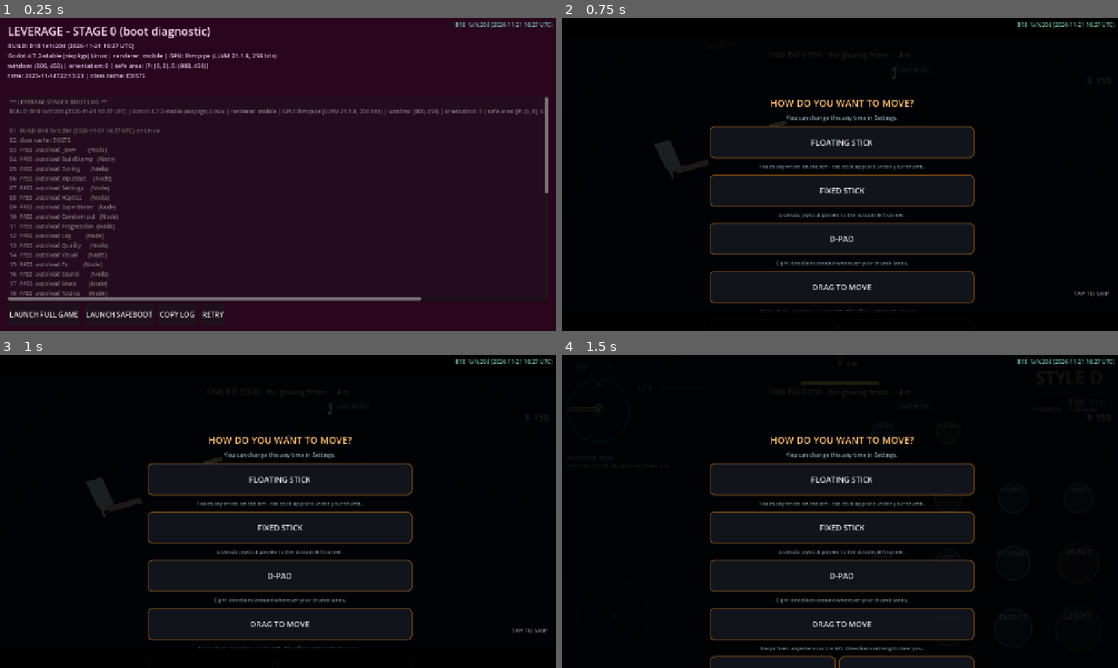
Above: before the commit, frames 1-4 (two rows, left to right).
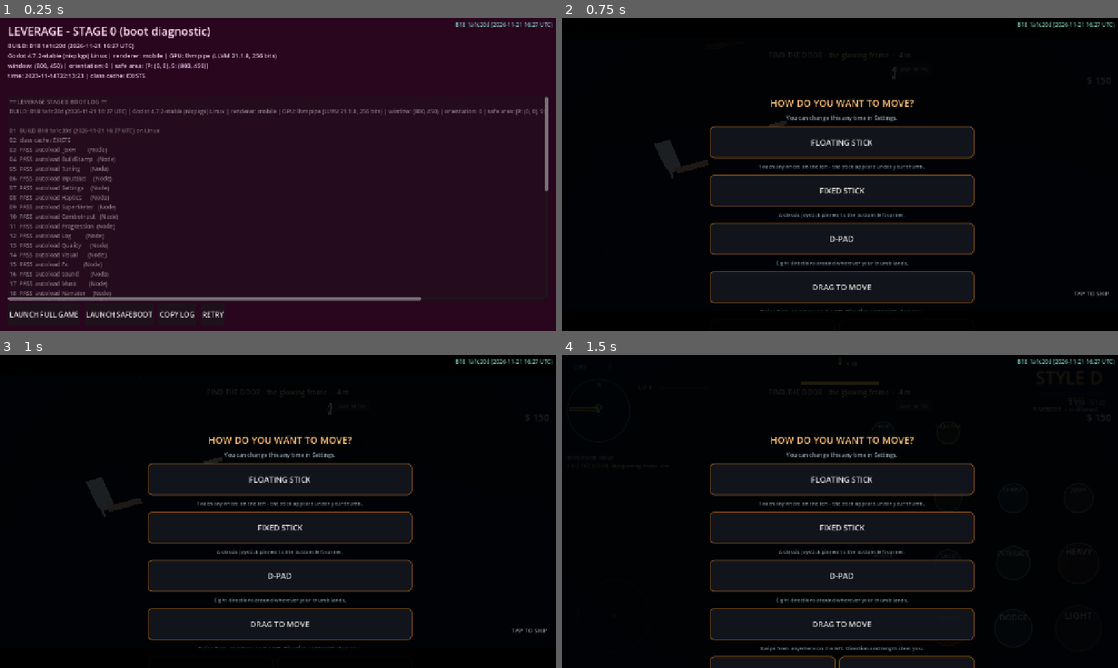
Above: after the commit, the same moments.

Repository: jamesrudh-arch/Barehands
Game: Godot game, scene res://scenes/stage0.tscn
Two runs of this game, one before a commit and one after it. Both use one fixed random seed, a clock stepped at 60 frames per second and the inputs below.
Inputs:
- Up to frame 1 (0.25 s): no input
- Up to frame 2 (0.75 s): click "LAUNCH FULL GAME" at 0.5 s
- Up to frame 3 (1 s): no input
- Up to frame 4 (1.5 s): click "SKIP INTRO" at 1.25 s

The runs differ from the first frame. In frame 1, less than 0.1% of the frame differs, in the area x 11-99%, y 54-90%; in frame 2, nothing differs; in frame 3, nothing differs; in frame 4, nothing differs.

Commit message:
B18.3a: the audio truth layer - Narrator autoload (TTS verified vs 4.7 docs, subtitles always, radio-babble fallback, intro+call scripts), TEST SOUND on every bus (debug + settings), AUDIO section in DEVICE REPORT, UI bus + Master compressor/limiter, music stems synthesized in code when files are missing, generated mission stingers + guide chime + phone buzz

Diff:
--- a/default_bus_layout.tres
+++ b/default_bus_layout.tres
@@ -1,19 +1,44 @@
-[gd_resource type="AudioBusLayout" load_steps=2 format=3]
+[gd_resource type="AudioBusLayout" format=3 uid="uid://dwlyvmbdaph5u"]
+
+[sub_resource type="AudioEffectCompressor" id="comp_master"]
+threshold = -6.0
+attack_us = 10.0
 
 [sub_resource type="AudioEffectLimiter" id="limiter_master"]
 ceiling_db = -0.5
 
 [resource]
-bus/0/volume_db = 0.0
-bus/0/effect/0/effect = SubResource("limiter_master")
+bus/0/effect/0/effect = SubResource("comp_master")
 bus/0/effect/0/enabled = true
+bus/0/effect/1/effect = SubResource("limiter_master")
+bus/0/effect/1/enabled = true
 bus/1/name = &"Music"
+bus/1/solo = false
+bus/1/mute = false
+bus/1/bypass_fx = false
+bus/1/volume_db = -4.0
 bus/1/send = &"Master"
-bus/1/volume_db = -4.0
 bus/2/name = &"SFX"
+bus/2/solo = false
+bus/2/mute = false
+bus/2/bypass_fx = false
+bus/2/volume_db = 0.0
 bus/2/send = &"Master"
 bus/3/name = &"Ambience"
+bus/3/solo = false
+bus/3/mute = false
+bus/3/bypass_fx = false
+bus/3/volume_db = -6.0
 bus/3/send = &"Master"
-bus/3/volume_db = -6.0
 bus/4/name = &"Voice"
+bus/4/solo = false
+bus/4/mute = false
+bus/4/bypass_fx = false
+bus/4/volume_db = 0.0
 bus/4/send = &"Master"
+bus/5/name = &"UI"
+bus/5/solo = false
+bus/5/mute = false
+bus/5/bypass_fx = false
+bus/5/volume_db = 0.0
+bus/5/send = &"Master"
--- a/project.godot
+++ b/project.godot
@@ -22,6 +22,7 @@
 Fx="*res://scripts/fx.gd"
 Sound="*res://scripts/sound.gd"
 Music="*res://scripts/music.gd"
+Narrator="*res://scripts/narrator.gd"
 Tactics="*res://scripts/tactics.gd"
 Composure="*res://scripts/composure.gd"
 FightScore="*res://scripts/fight_score.gd"
@@ -47,6 +48,9 @@
 window/stretch/mode="canvas_items"
 window/stretch/aspect="expand"
 window/handheld/orientation=4
+[audio]
+
+general/text_to_speech=true
 [input]
 punch={
 "deadzone": 0.2,
--- a/scripts/debug_panel.gd
+++ b/scripts/debug_panel.gd
@@ -85,6 +85,13 @@
 	dev.pressed.connect(func():
 		CLS_DeviceReport.show_popup(get_tree().current_scene))
 	jumps.add_child(dev)
+	# B18.3 (BUG 13): prove the audio path - a tone on every bus, logged
+	var snd := Button.new()
+	snd.text = "TEST SOUND"
+	snd.focus_mode = Control.FOCUS_NONE
+	snd.pressed.connect(func():
+		_label.text = Sound.test_buses())
+	jumps.add_child(snd)
 	var style := Button.new()
 	style.text = "STYLE WHEEL"
 	style.focus_mode = Control.FOCUS_NONE
--- a/scripts/device_report.gd
+++ b/scripts/device_report.gd
@@ -35,6 +35,7 @@
 	L.append("== LEVERAGE DEVICE REPORT ==")
 	L.append(_identity())
 	L.append(_render_block())
+	L.append(_audio_block())
 	L.append(_env_block())
 	L.append(_hero_block())
 	L.append(_cinematic_block())
@@ -56,6 +57,53 @@
 	var ver: Dictionary = Engine.get_version_info()
 	return "BUILD: %s\nGodot: %s | device: %s" % [stamp,
 			str(ver.get("string", "?")), OS.get_name()]
+
+
+## B18.3 (BUG 13): the audio facts - buses, mix rate, device, the
+## bank, the Music autoload, null-stream players, TTS state.
+static func _audio_block() -> String:
+	var tree := Engine.get_main_loop() as SceneTree
+	var out := "-- AUDIO --\n"
+	if tree == null:
+		return out + "no scene tree"
+	var buses: Array[String] = []
+	for i in AudioServer.bus_count:
+		buses.append("%s %s dB%s%s" % [AudioServer.get_bus_name(i),
+				"%.1f" % AudioServer.get_bus_volume_db(i),
+				" MUTE" if AudioServer.is_bus_mute(i) else "",
+				" SOLO" if AudioServer.is_bus_solo(i) else ""])
+	out += "buses (%d): %s\n" % [AudioServer.bus_count, " | ".join(buses)]
+	out += "mix rate: %d Hz\n" % AudioServer.get_mix_rate()
+	out += "configured driver: %s\n" % str(ProjectSettings.get_setting(
+			"audio/driver/driver", "Default"))
+	var sound: Node = tree.root.get_node_or_null("/root/Sound")
+	var music: Node = tree.root.get_node_or_null("/root/Music")
+	var bank := 0
+	if sound:
+		bank = int((sound.get("_bank") as Dictionary).size())
+	out += "SfxSynth bank: %s (%d clips)\n" % [
+			"loaded" if sound else "NIL", bank]
+	out += "Music autoload: %s\n" % ("exists" if music else "NIL")
+	var nulls := 0
+	var playing := 0
+	var players := 0
+	for n in tree.root.find_children("*", "AudioStreamPlayer", true, false):
+		players += 1
+		if n.stream == null:
+			nulls += 1
+		elif (n as AudioStreamPlayer).playing:
+			playing += 1
+	out += "players: %d total, %d playing, %d with NULL stream\n" % [
+			players, playing, nulls]
+	var narr: Node = tree.root.get_node_or_null("/root/Narrator")
+	var tts_voices := "no"
+	if narr and narr.has_method("tts_enabled") and narr.call("tts_enabled"):
+		tts_voices = "yes"
+	out += "TTS setting: %s | English voice: %s | narrator fallback used: %s" % [
+			str(ProjectSettings.get_setting("audio/general/text_to_speech", false)),
+			tts_voices,
+			"yes" if narr and bool(narr.get("fallback_used")) else "no"]
+	return out
 
 
 static func _render_block() -> String:
--- a/scripts/music.gd
+++ b/scripts/music.gd
@@ -33,10 +33,20 @@
 	process_mode = Node.PROCESS_MODE_ALWAYS
 	for stem in ["music_bed", "music_tension", "music_combat", "music_heartbeat"]:
 		var stream: AudioStream = load("res://assets/audio/%s.wav" % stem)
+		var synth := false
+		if stream == null:
+			# B18.3 (BUG 13): a fresh device import can lose a file -
+			# synthesize the stem in code so music never depends on
+			# shipped audio. Logged so the DEVICE REPORT can name it.
+			stream = _synth_stem(stem)
+			synth = true
 		if stream is AudioStreamWAV:
 			(stream as AudioStreamWAV).loop_mode = AudioStreamWAV.LOOP_FORWARD
 			(stream as AudioStreamWAV).loop_begin = 0
 			(stream as AudioStreamWAV).loop_end = (stream as AudioStreamWAV).data.size() / 2
+		if stream == null:
+			Log.warn("Music: stem %s unavailable entirely" % stem)
+			continue
 		var p := AudioStreamPlayer.new()
 		p.name = stem
 		p.bus = "Music"
@@ -46,11 +56,70 @@
 		p.play()
 		_layers[stem] = p
 		_targets[stem] = -60.0
+		if synth:
+			Log.warn("Music: %s synthesized in code (file missing)" % stem)
 	_resolve_one.bus = "Music"
 	add_child(_resolve_one)
 	# enter quietly: bed rises over the first bar
 	_targets["music_bed"] = -8.0
 	Log.info("Music: ready, 88 BPM, bar %.2fs" % BAR)
+
+
+## B18.3: the menu loop - bed only, state held, while the title or menu
+## is up. set_menu_mode(false) hands control back to the director.
+func set_menu_mode(on: bool) -> void:
+	if on:
+		force_state("explore")
+		_hold_until = Time.get_ticks_msec() + 1000000
+		_targets["music_bed"] = -6.0
+		_targets["music_tension"] = -60.0
+		_targets["music_combat"] = -60.0
+		_targets["music_heartbeat"] = -60.0
+	else:
+		_hold_until = 0
+		_set_explore_targets()
+
+
+## A code-synthesized stem loop (rough, but never silent) for the case
+## where the shipped WAV did not load.
+func _synth_stem(stem: String) -> AudioStreamWAV:
+	var rate := 22050
+	var dur := 2.0
+	var n := int(rate * dur)
+	var data := PackedByteArray()
+	data.resize(n * 2)
+	for i in n:
+		var t := float(i) / float(rate)
+		var s := 0.0
+		var env := 0.0
+		match stem:
+			"music_bed":
+				env = minf(1.0, t * 2.0) * minf(1.0, (dur - t) * 2.0) * 0.32
+				s = (sin(TAU * 220.0 * t) + sin(TAU * 261.6 * t)
+						+ sin(TAU * 329.6 * t)) / 3.0
+			"music_tension":
+				env = (0.5 + 0.5 * sin(TAU * 1.0 * t)) * 0.3
+				s = 2.0 * fmod(110.0 * t, 1.0) - 1.0
+			"music_combat":
+				env = 1.0 if fmod(t * 4.0, 1.0) < 0.45 else 0.0
+				env *= 0.3
+				s = 1.0 if fmod(220.0 * t, 1.0) < 0.5 else -1.0
+			"music_heartbeat":
+				var ph := fmod(t, 1.0)
+				env = 0.0
+				if ph < 0.5:
+					env = (exp(-ph * 18.0)
+							+ (0.6 * exp(-(ph - 0.18) * 18.0) if ph > 0.18 else 0.0)) * 0.5
+				s = sin(TAU * 58.0 * t)
+			_:
+				env = 0.25
+				s = sin(TAU * 440.0 * t)
+		data.encode_s16(i * 2, int(clampf(s * env, -1.0, 1.0) * 16000.0))
+	var wav := AudioStreamWAV.new()
+	wav.format = AudioStreamWAV.FORMAT_16_BITS
+	wav.mix_rate = rate
+	wav.data = data
+	return wav
 
 
 func _process(delta: float) -> void:
--- /dev/null
+++ b/scripts/narrator.gd
@@ -0,0 +1,213 @@
+extends Node
+## B18.3 Part 6E.6: VOICE AND NARRATION. Autoloaded as "Narrator".
+## Every line is SPOKEN if the platform TTS allows it (Godot's
+## DisplayServer TTS: enabled by the project setting
+## audio/general/text_to_speech; the docs confirm the system libraries
+## are installed by default on iOS) and ALWAYS shown as a subtitle with
+## the speaker name. If TTS is off, unavailable or returns no English
+## voice (the docs warn the list can come back empty), a synthesized
+## radio-voice babble plays timed to the text so a line is never
+## silent. Phone callers get distinct pitch/rate per speaker.
+
+const LINES := {
+	"intro_0": ["", "The city keeps its books in rain and neon."],
+	"intro_1": ["", "Everyone owes. Everyone is owed."],
+	"intro_2": ["", "You came home with empty hands and a name that still opens doors."],
+	"intro_3": ["", "The Family lent you a room over the noodle shop."],
+	"intro_4": ["", "They will want it repaid. They always do."],
+	"intro_5": ["", "Find the door. Follow the green light."],
+	"intro_6": ["", "The street will teach your fists what your name forgot."],
+	"intro_7": ["", "Leverage. Everyone has leverage on you."],
+	"tut_door": ["", "The glowing frame is the door. Walk to it."],
+	"tut_open": ["", "Stand close and press B to open it."],
+	"tut_out": ["", "Breathe. The street is yours tonight."],
+	"tut_dummy": ["", "The dummy waits. X to punch, Y for heavy."],
+	"call_demand": ["BROTHER", "You sleeping good up there? The Family ain't. Five hundred by Friday, or I bring friends."],
+	"call_invite": ["CLUB OWNER", "Your knuckles still remember the work? Private floor, Saturday. Cash questions, no names."],
+	"voicemail": ["LIEUTENANT", "Word of advice: the Corporation is buying the block your room sits on. Doors close fast around here. Keep moving."],
+}
+
+var _voice_id := ""
+var _tts_tried := false
+var _layer: CanvasLayer
+var _label: Label
+var _speaker: Label
+var _hide_t := 0.0
+var _babble_player: AudioStreamPlayer
+var _babble_by_key: Dictionary = {}
+var narration_used := false
+var fallback_used := false
+
+
+func _ready() -> void:
+	process_mode = Node.PROCESS_MODE_ALWAYS
+	_layer = CanvasLayer.new()
+	_layer.layer = 80
+	add_child(_layer)
+	_speaker = Label.new()
+	_speaker.set_anchors_preset(Control.PRESET_CENTER_BOTTOM)
+	_speaker.grow_horizontal = Control.GROW_DIRECTION_BOTH
+	_speaker.grow_vertical = Control.GROW_DIRECTION_BEGIN
+	_speaker.offset_bottom = -46.0
+	_speaker.offset_top = -72.0
+	_speaker.add_theme_font_size_override("font_size", 13)
+	_speaker.add_theme_color_override("font_color", Color(1.0, 0.85, 0.45))
+	_speaker.horizontal_alignment = HORIZONTAL_ALIGNMENT_CENTER
+	_speaker.mouse_filter = Control.MOUSE_FILTER_IGNORE
+	_layer.add_child(_speaker)
+	_label = Label.new()
+	_label.set_anchors_preset(Control.PRESET_CENTER_BOTTOM)
+	_label.grow_horizontal = Control.GROW_DIRECTION_BOTH
+	_label.grow_vertical = Control.GROW_DIRECTION_BEGIN
+	_label.offset_bottom = -18.0
+	_label.offset_top = -44.0
+	_label.add_theme_font_size_override("font_size", 15)
+	_label.add_theme_color_override("font_color", Color(0.95, 0.97, 1.0, 0.97))
+	_label.add_theme_color_override("font_outline_color", Color(0.02, 0.02, 0.03))
+	_label.add_theme_constant_override("outline_size", 6)
+	_label.horizontal_alignment = HORIZONTAL_ALIGNMENT_CENTER
+	_label.autowrap_mode = TextServer.AUTOWRAP_WORD_SMART
+	_label.mouse_filter = Control.MOUSE_FILTER_IGNORE
+	_layer.add_child(_label)
+	_hide()
+
+
+func _process(delta: float) -> void:
+	if _hide_t > 0.0:
+		_hide_t -= delta
+		if _hide_t <= 0.0:
+			_hide()
+
+
+## Speak + subtitle. speaker "" = the narrator. The subtitle ALWAYS
+## shows; TTS only when the setting allows and a voice exists.
+func say(text: String, speaker := "") -> void:
+	narration_used = true
+	_speaker.text = speaker.to_upper() if speaker != "" else ""
+	_speaker.visible = speaker != ""
+	_label.text = text
+	_layer.visible = true
+	_hide_t = clampf(float(text.length()) * 0.055, 2.4, 6.5)
+	if _tts_ok():
+		var pitch := 1.0
+		var rate := 1.0
+		match speaker.to_lower():
+			"brother":
+				pitch = 0.8
+				rate = 0.92
+			"club owner":
+				pitch = 1.1
+				rate = 1.05
+			"lieutenant":
+				pitch = 0.9
+				rate = 1.0
+			"family boss":
+				pitch = 0.72
+				rate = 0.88
+			"corporation":
+				pitch = 1.2
+				rate = 1.18
+			"crew":
+				pitch = 0.95
+				rate = 1.1
+		# tts_speak(text, voice, pitch, volume 0..100, rate, interrupt)
+		DisplayServer.tts_speak(text, _voice_id, pitch, 70.0, rate, false)
+	else:
+		fallback_used = true
+		_babble(text, speaker)
+
+
+## Say one of the scripted LINES by key.
+func say_key(key: String) -> void:
+	var l: Array = LINES.get(key, [])
+	if l.size() == 2:
+		say(l[1], l[0])
+
+
+func stop() -> void:
+	_hide()
+	if _tts_ok():
+		DisplayServer.tts_stop()
+	if _babble_player and _babble_player.playing:
+		_babble_player.stop()
+
+
+func _hide() -> void:
+	_layer.visible = false
+	_speaker.text = ""
+	_label.text = ""
+
+
+## TTS is usable: the project setting is on AND an English voice came
+## back (the docs warn the list can be empty - check before indexing).
+func _tts_ok() -> bool:
+	if not Settings.value("narrator_on"):
+		return false
+	if not _tts_tried:
+		_tts_tried = true
+		if not DisplayServer.has_method("tts_speak"):
+			return false
+		var voices := PackedStringArray()
+		if DisplayServer.has_method("tts_get_voices_for_language"):
+			voices = DisplayServer.tts_get_voices_for_language("en")
+		if voices.size() > 0:
+			_voice_id = voices[0]
+			Log.info("Narrator: TTS voice %s" % _voice_id)
+		else:
+			Log.warn("Narrator: no TTS voices - the babble fallback speaks")
+	if _voice_id == "":
+		return false
+	return true
+
+
+func tts_enabled() -> bool:
+	return _voice_id != ""
+
+
+## The fallback voice: short filtered blips, one per few characters,
+## distinct pitch per speaker - a radio crackle that paces the line.
+func _babble(text: String, speaker: String) -> void:
+	var pitch := 1.0
+	match speaker.to_lower():
+		"brother":
+			pitch = 0.7
+		"club owner":
+			pitch = 1.15
+		"lieutenant":
+			pitch = 0.9
+		"corporation":
+			pitch = 1.25
+		"crew":
+			pitch = 0.95
+	if _babble_player == null:
+		_babble_player = AudioStreamPlayer.new()
+		_babble_player.bus = "Voice"
+		add_child(_babble_player)
+	_babble_player.stream = _babble_stream(pitch)
+	_babble_player.volume_db = -14.0
+	_babble_player.play()
+
+
+func _babble_stream(pitch: float) -> AudioStreamWAV:
+	if _babble_by_key.has(pitch):
+		return _babble_by_key[pitch]
+	var rate := 22050
+	var syllables := 8
+	var syl_len := int(rate * 0.07)
+	var data := PackedByteArray()
+	data.resize(syllables * syl_len * 2)
+	var rng := RandomNumberGenerator.new()
+	rng.seed = int(pitch * 1000.0)
+	for s in syllables:
+		var f := 220.0 * pitch * pow(1.12, rng.randi_range(0, 7))
+		for i in syl_len:
+			var t := float(i) / float(rate)
+			var env: float = sin(PI * t / 0.07) * 0.5
+			var v := int(clampf(sin(TAU * f * t) * env, -1.0, 1.0) * 9000.0)
+			data.encode_s16((s * syl_len + i) * 2, v)
+	var wav := AudioStreamWAV.new()
+	wav.format = AudioStreamWAV.FORMAT_16_BITS
+	wav.mix_rate = rate
+	wav.data = data
+	_babble_by_key[pitch] = wav
+	return wav
--- a/scripts/settings.gd
+++ b/scripts/settings.gd
@@ -58,6 +58,9 @@
 	"hero_rim": 1.8,          # rim light energy, 0..3
 	# B18 6C: the never-lost guidance
 	"sonar_on": true,         # the panned objective ping
+	# B18.3: voice + narration (subtitles always show)
+	"narrator_on": true,      # spoken lines when the platform TTS allows
+	"skip_intro": false,      # jump straight to the menu at launch
 }
 
 var _d: Dictionary = DEFAULTS.duplicate(true)
--- a/scripts/settings_ui.gd
+++ b/scripts/settings_ui.gd
@@ -89,6 +89,30 @@
 	_slider(col, "Screen shake", "shake_scale", 0.0, 1.0, 0.05)
 	_toggle(col, "Haptics", "haptics_on")
 	_slider(col, "Haptic strength", "haptic_str", 0.0, 1.0, 0.05)
+	# B18.3 (Part 6E.2): per-bus volume sliders + the narrator + intro
+	_title(col, "AUDIO")
+	for b in ["Master", "Music", "SFX", "Ambience", "Voice", "UI"]:
+		var row := HBoxContainer.new()
+		var lbl := Label.new()
+		lbl.text = "%s volume" % b
+		lbl.custom_minimum_size = Vector2(230, 30)
+		row.add_child(lbl)
+		var sl := HSlider.new()
+		sl.min_value = 0.0
+		sl.max_value = 1.0
+		sl.step = 0.05
+		sl.value = Sound.get_bus_vol(b)
+		sl.custom_minimum_size = Vector2(240, 30)
+		sl.value_changed.connect(func(v): Sound.set_bus_vol(b, v))
+		row.add_child(sl)
+		col.add_child(row)
+	_toggle(col, "Narrator voice (subtitles always on)", "narrator_on")
+	_toggle(col, "Skip intro at launch", "skip_intro")
+	var tb := Button.new()
+	tb.text = "TEST SOUND"
+	tb.focus_mode = Control.FOCUS_NONE
+	tb.pressed.connect(func(): Sound.test_buses())
+	col.add_child(tb)
 	_layout_section(col)
 
 	var done := Button.new()
--- a/scripts/sound.gd
+++ b/scripts/sound.gd
@@ -6,7 +6,7 @@
 ## neon hum, distant sirens) alive on the Ambience bus. Volume sliders and
 ## their persistence live here too.
 
-const BUSES := ["Master", "Music", "SFX", "Ambience", "Voice"]
+const BUSES := ["Master", "Music", "SFX", "Ambience", "Voice", "UI"]
 const SETTINGS := "user://settings.cfg"
 
 var _bank: Dictionary = {}  # clip name -> AudioStream
@@ -45,16 +45,90 @@
 	var dir := DirAccess.open("res://assets/audio")
 	if dir == null:
 		Log.warn("Sound: no assets/audio folder")
-		return
-	dir.list_dir_begin()
-	var name := dir.get_next()
-	while name != "":
-		if name.ends_with(".ogg") or name.ends_with(".wav"):
-			var key := name.get_basename()
-			_bank[key] = load("res://assets/audio/" + name)
-		name = dir.get_next()
-	dir.list_dir_end()
+	else:
+		dir.list_dir_begin()
+		var name := dir.get_next()
+		while name != "":
+			if name.ends_with(".ogg") or name.ends_with(".wav"):
+				var key := name.get_basename()
+				_bank[key] = load("res://assets/audio/" + name)
+			name = dir.get_next()
+		dir.list_dir_end()
+	_ensure_generated()
 	Log.info("Sound: bank has %d clips" % _bank.size())
+
+
+## B18.3: stingers and cues the file bank does not carry, synthesized in
+## code so missions, the guide and the phone are never silent even if a
+## fresh import loses an audio file.
+func _ensure_generated() -> void:
+	var recipes := {
+		"mission_start": {"freqs": [330.0, 440.0, 550.0], "dur": 0.5, "wave": "saw", "vol": 0.55},
+		"mission_success": {"freqs": [523.0, 659.0, 784.0, 1047.0], "dur": 0.6, "wave": "sine", "vol": 0.5},
+		"mission_fail": {"freqs": [440.0, 370.0, 294.0, 220.0], "dur": 0.8, "wave": "saw", "vol": 0.45},
+		"guide_chime": {"freqs": [880.0, 1320.0], "dur": 0.3, "wave": "sine", "vol": 0.4},
+		"phone_buzz": {"freqs": [160.0, 0.0, 160.0, 0.0, 160.0], "dur": 0.8, "wave": "square", "vol": 0.35},
+	}
+	for key in recipes:
+		if _bank.has(key):
+			continue
+		_bank[key] = _synth_clip(recipes[key])
+
+
+func _synth_clip(spec: Dictionary) -> AudioStreamWAV:
+	var rate := 22050
+	var total := int(rate * float(spec["dur"]))
+	var data := PackedByteArray()
+	data.resize(total * 2)
+	var seg := maxi(1, total / maxi(1, (spec["freqs"] as Array).size()))
+	var idx := 0
+	for f0 in spec["freqs"]:
+		var f: float = f0
+		for i in mini(seg, total - idx):
+			var t := float(i) / float(rate)
+			var env: float = minf(1.0, t * 80.0) * exp(-t * 3.5)
+			var s := 0.0
+			if f > 0.0:
+				match spec["wave"]:
+					"saw":
+						s = 2.0 * fmod(f * t, 1.0) - 1.0
+					"square":
+						s = 1.0 if fmod(f * t, 1.0) < 0.5 else -1.0
+					_:
+						s = sin(TAU * f * t)
+			data.encode_s16((idx + i) * 2, int(clampf(s * env * float(spec["vol"]), -1.0, 1.0) * 16000.0))
+		idx += seg
+	var wav := AudioStreamWAV.new()
+	wav.format = AudioStreamWAV.FORMAT_16_BITS
+	wav.mix_rate = rate
+	wav.data = data
+	return wav
+
+
+## B18.3 Part 6E.1: TEST SOUND - a clear tone on every bus, one by one,
+## with a log line per bus. Returns the log so the DEVICE REPORT and the
+## debug panel can show exactly what played where.
+func test_buses() -> String:
+	var log_lines: Array[String] = []
+	var order := ["Master", "Music", "SFX", "Ambience", "Voice", "UI"]
+	for bus in order:
+		var idx := AudioServer.get_bus_index(bus)
+		if idx < 0:
+			log_lines.append("%s: NO SUCH BUS" % bus)
+			continue
+		var p := AudioStreamPlayer.new()
+		p.bus = bus
+		p.stream = _synth_clip({"freqs": [660.0 if bus != "Master" else 440.0],
+				"dur": 0.25, "wave": "sine", "vol": 0.6})
+		p.volume_db = -6.0
+		add_child(p)
+		p.finished.connect(p.queue_free)
+		p.play()
+		var state := "MUTE" if AudioServer.is_bus_mute(idx) else "ok"
+		log_lines.append("%s: tone played (vol %.0f dB, %s)"
+				% [bus, AudioServer.get_bus_volume_db(idx), state])
+		Log.info("Sound: TEST %s" % log_lines[-1])
+	return "\n".join(log_lines)
 
 
 func _make_pool(into: Array[AudioStreamPlayer], count: int, bus: String) -> void:
@@ -69,13 +143,17 @@
 
 
 ## One-shot with random pitch jitter so repeats never sound mechanical.
+## UI clips always ride the UI bus; the Voice pool serves Voice only,
+## every other bus shares the bigger SFX pool.
 func play(clip: String, vol_db := 0.0, pitch := 1.0, jitter := 0.05, bus := "SFX") -> void:
+	if bus == "SFX" and clip.begins_with("ui_"):
+		bus = "UI"
 	var stream: AudioStream = _bank.get(clip)
 	if stream == null:
 		Log.warn("Sound: missing clip %s" % clip)
 		return
 	last_played = clip
-	for p in _pool if bus == "SFX" else _voice_pool:
+	for p in _voice_pool if bus == "Voice" else _pool:
 		if not p.playing:
 			p.stream = stream
 			p.volume_db = vol_db
@@ -84,7 +162,7 @@
 			p.play()
 			return
 	# pool busy: steal the first slot rather than drop the sound
-	var steal: AudioStreamPlayer = (_pool[0] if bus == "SFX" else _voice_pool[0])
+	var steal: AudioStreamPlayer = (_voice_pool[0] if bus == "Voice" else _pool[0])
 	steal.stream = stream
 	steal.volume_db = vol_db
 	steal.pitch_scale = pitch
Not shown, added: scripts/narrator.gd.uid
Not shown, added: tests/hdr2d_probe.gd.uid
